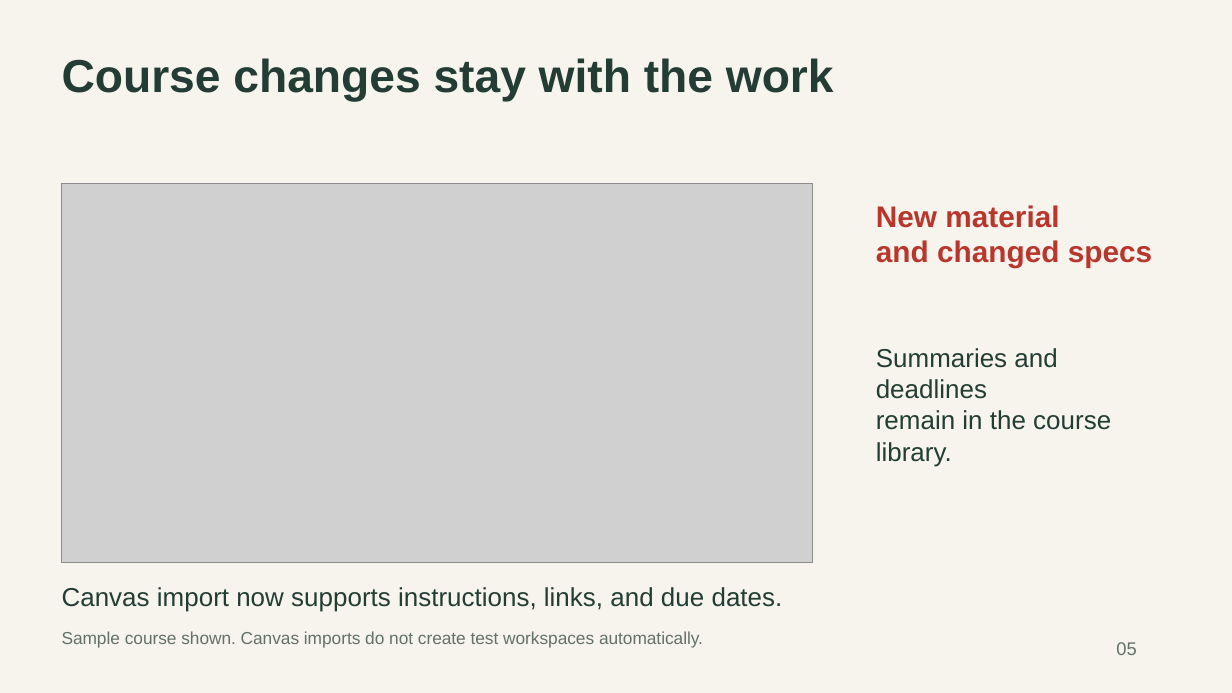
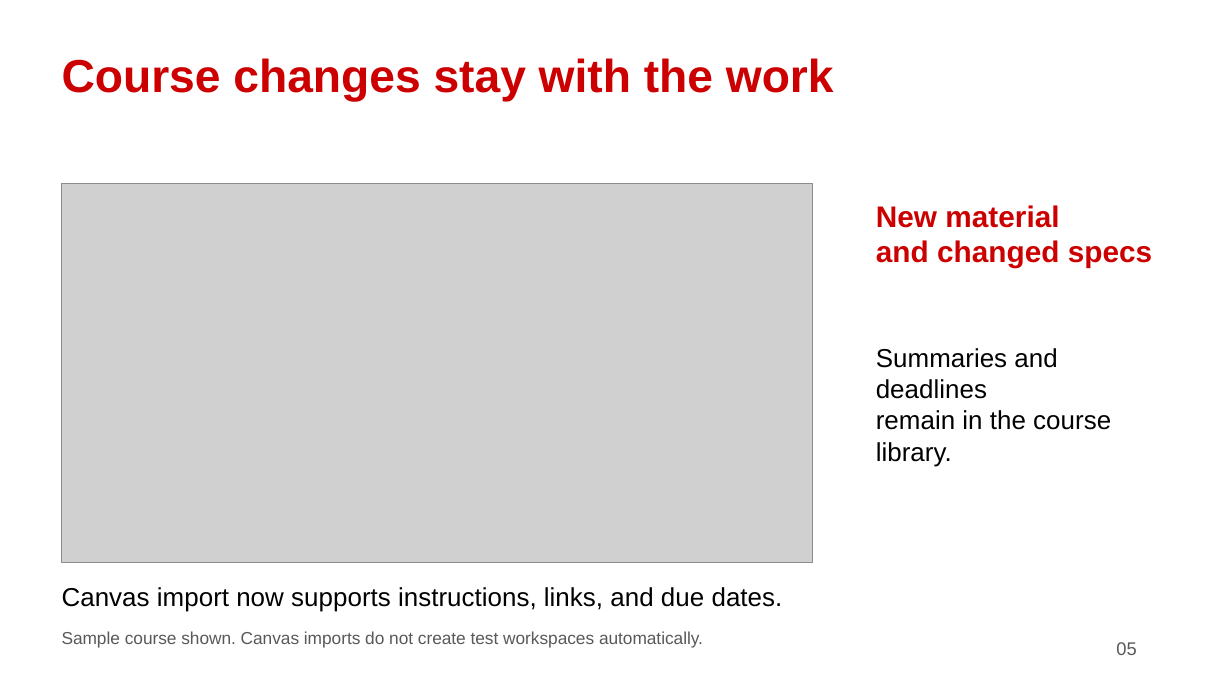
Before and after one commit to rahinarrianislam/WolfBox, a slide deck: slide 5 of presentations/WolfBox-Pitch.pptx. Drawn at 1232x693 pixels with LibreOffice and Linux fonts; fonts in the diff are those of the drawing; grey boxes stand for pictures. Boxes give left, top, right and bottom in pixels: in the first picture for what was removed or moved away, otherwise in the second. Text is boxed around its words. In the diff, an @@ line names an element or a change of style, - is before the commit and + after.

Commit message:
Theme presentation with NC State colors

```diff
--- a/presentations/WolfBox-Pitch.pptx
+++ b/presentations/WolfBox-Pitch.pptx
@@ background #F6F4EC to #FFFFFF @@
@@ text "Course changes stay with the ..." at (62, 58, 834, 102): text colour #233D34 to #CC0000 @@
@@ text "New material" at (876, 205, 1152, 268): text colour #B9362D to #CC0000 @@
@@ text "Summaries and deadlines" at (876, 348, 1111, 467): text colour #233D34 to #000000 @@
@@ text "Canvas import now supports instructions, ..." at (62, 587, 783, 612): text colour #233D34 to #000000 @@
@@ text "Sample course shown. Canvas imports ..." at (62, 631, 703, 648): text colour #647168 to #595959 @@
@@ text "05" at (1116, 642, 1136, 655): text colour #647168 to #595959 @@
```
Also in this commit, not shown: 9 other slides changed.
